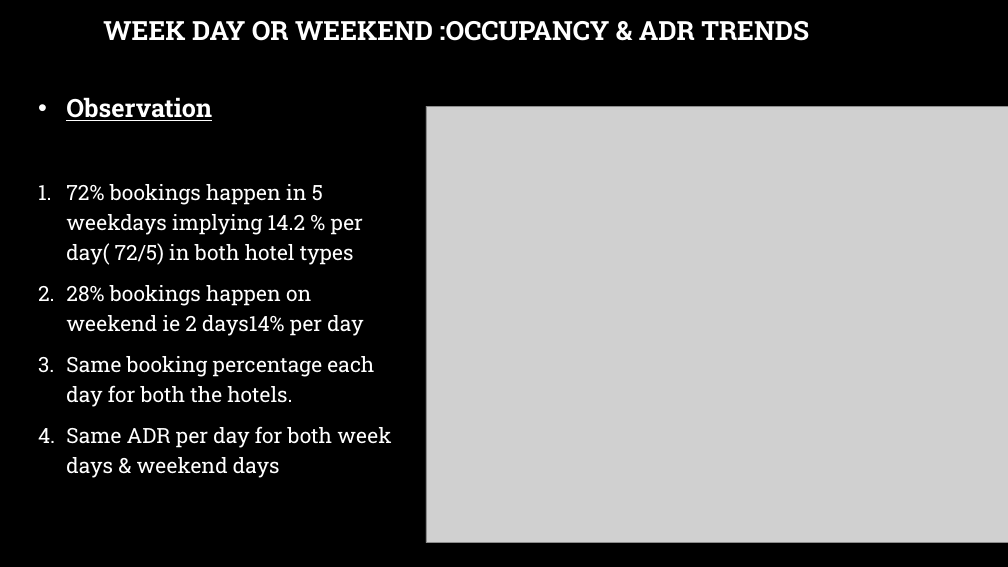
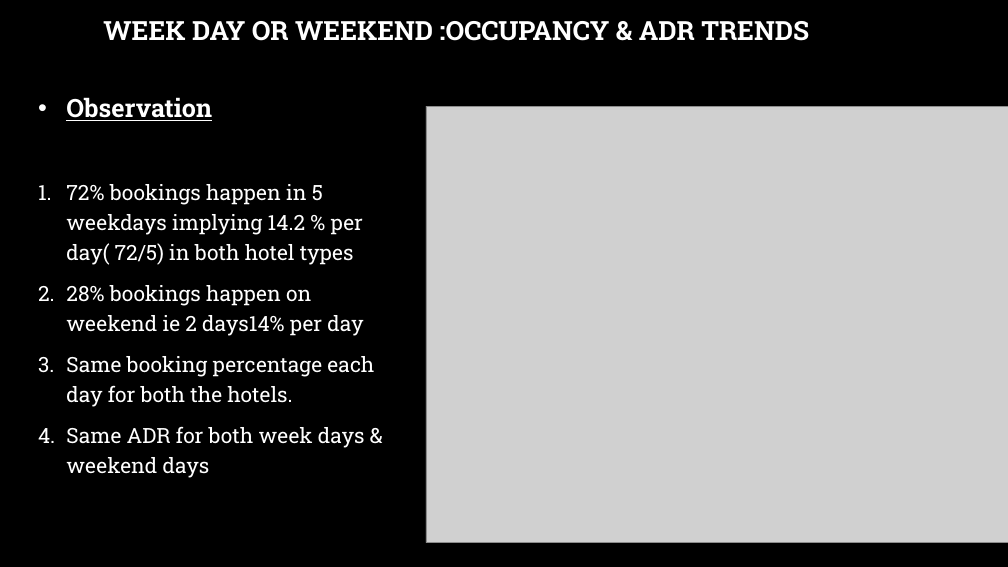
Before and after one commit to lakshay170/hotel_capstone, a slide deck: slide 15 of Hotel capstone.pptx. Drawn at 1008x567 pixels with LibreOffice and Linux fonts; fonts in the diff are those of the drawing; grey boxes stand for pictures; background and template pictures are left out. Boxes give left, top, right and bottom in pixels: in the first picture for what was removed or moved away, otherwise in the second. Text is boxed around its words. In the diff, an @@ line names an element or a change of style, - is before the commit and + after.

```diff
--- a/Hotel capstone.pptx
+++ b/Hotel capstone.pptx
@@ text at (66,426,365,478): text changed @@
-4. Same ADR per day for both week days & weekend days
+4. Same ADR for both week days & weekend days
```
Also in this commit, not shown: 8 other slides changed, 1 slide added, 1 slide removed, 1 other file.
